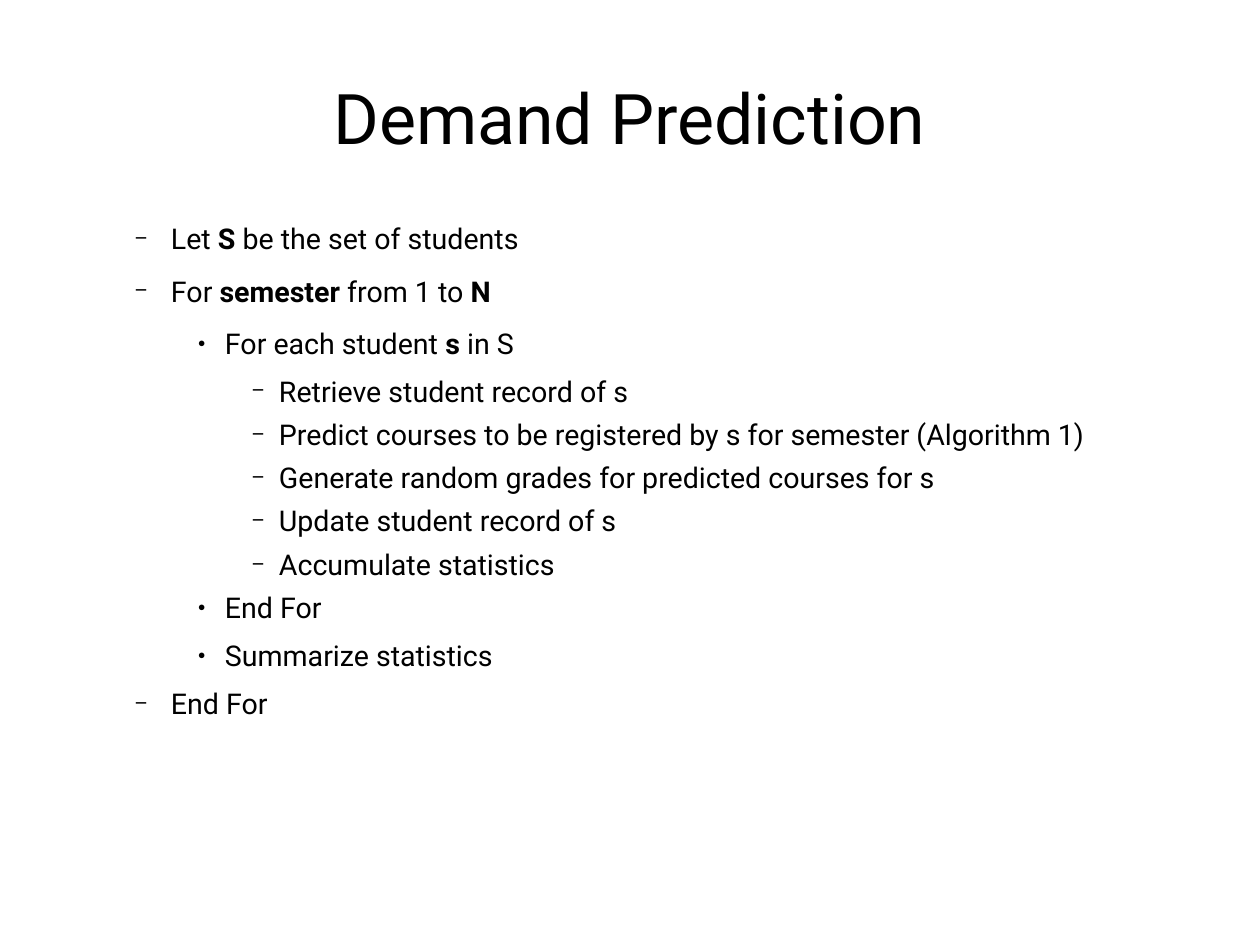
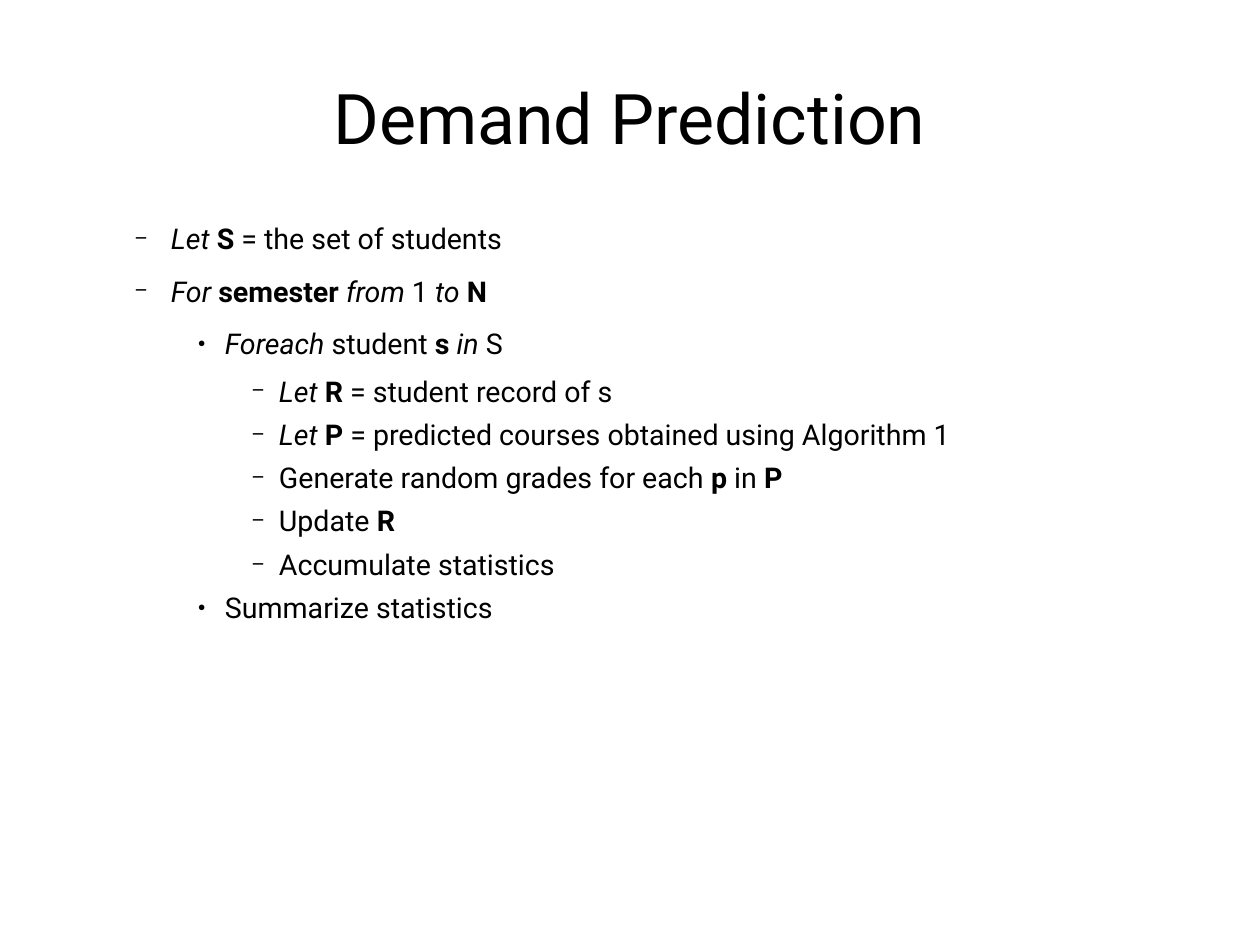
Before and after one commit to jachermocilla/jach-homepage, a slide deck: slide 15 of seminar-2008.odp. Drawn at 1260x945 pixels with LibreOffice and Linux fonts; fonts in the diff are those of the drawing. Boxes give left, top, right and bottom in pixels: in the first picture for what was removed or moved away, otherwise in the second. Text is boxed around its words. In the diff, an @@ line names an element or a change of style, - is before the commit and + after.

```diff
--- a/seminar-2008.odp
+++ b/seminar-2008.odp
@@ text at (171,227,502,250): text changed @@
-  − Let S be the set of students
+  − Let S = the set of students
@@ text at (171,280,487,303): italic on in "For from to" @@
@@ text at (225,332,950,537): text changed @@
-    ● For each student s in S
-      − Retrieve student record of s
-      − Predict courses to be registered by s for semester (Algorithm 1)
-      − Generate random grades for predicted courses for s
-      − Update student record of s
+    ● Foreach student s in S
+      − Let R = student record of s
+      − Let P = predicted courses obtained using Algorithm 1
+      − Generate random grades for each p in P
+      − Update R
@@ text at (225,596,321,619): paragraph removed @@
-    ● End For
@@ text at (171,692,267,715): paragraph removed @@
-  − End For
```
Also in this commit, not shown: 7 other slides changed, 1 slide added.
